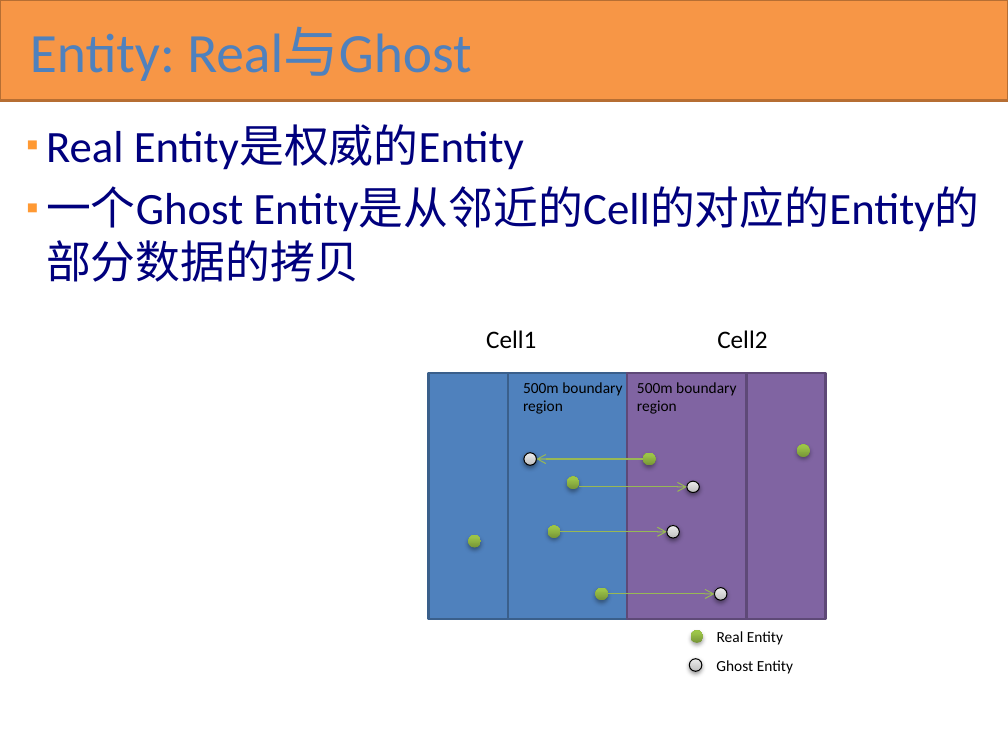
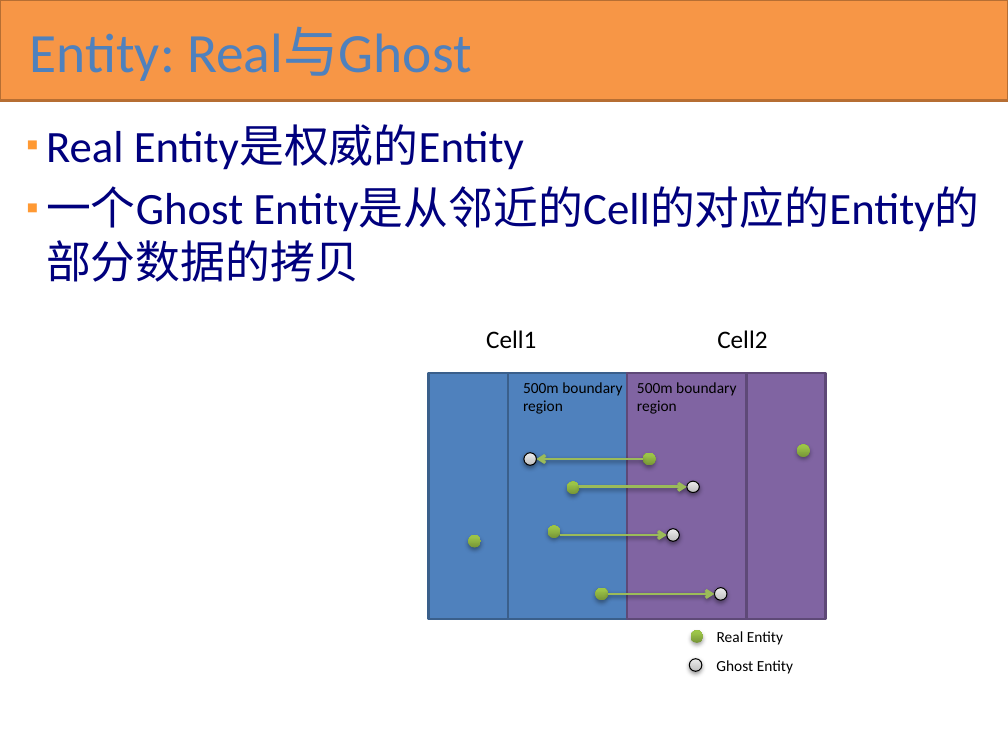
Before and after one commit to kbengine/kbengine_docs, a slide deck: slide 18 of KBEngine overview(cn).pptx. Drawn at 1008x756 pixels with LibreOffice and Linux fonts; fonts in the diff are those of the drawing. Boxes give left, top, right and bottom in pixels: in the first picture for what was removed or moved away, otherwise in the second. Text is boxed around its words. In the diff, an @@ line names an element or a change of style, - is before the commit and + after.

Commit message:
up

```diff
--- a/KBEngine overview(cn).pptx
+++ b/KBEngine overview(cn).pptx
@@ arrow (643, 459) - (536, 459): stroke #98B955 0.75 pt to #9BBB59 2 pt @@
@@ arrow (580, 487) - (686, 487): stroke #98B955 0.75 pt to #9BBB59 2 pt @@
@@ 2 ellipses, 1 arrow: place and size @@
-2 ellipses, 1 arrow at (560, 477, 678, 537)
+2 ellipses, 1 arrow at (560, 482, 678, 541)
@@ arrow (560, 535) - (666, 535): stroke #98B955 0.75 pt to #9BBB59 2 pt @@
@@ arrow (608, 594) - (715, 594): stroke #98B955 0.75 pt to #9BBB59 2 pt @@
```
Also in this commit, not shown: 3 other slides changed.
